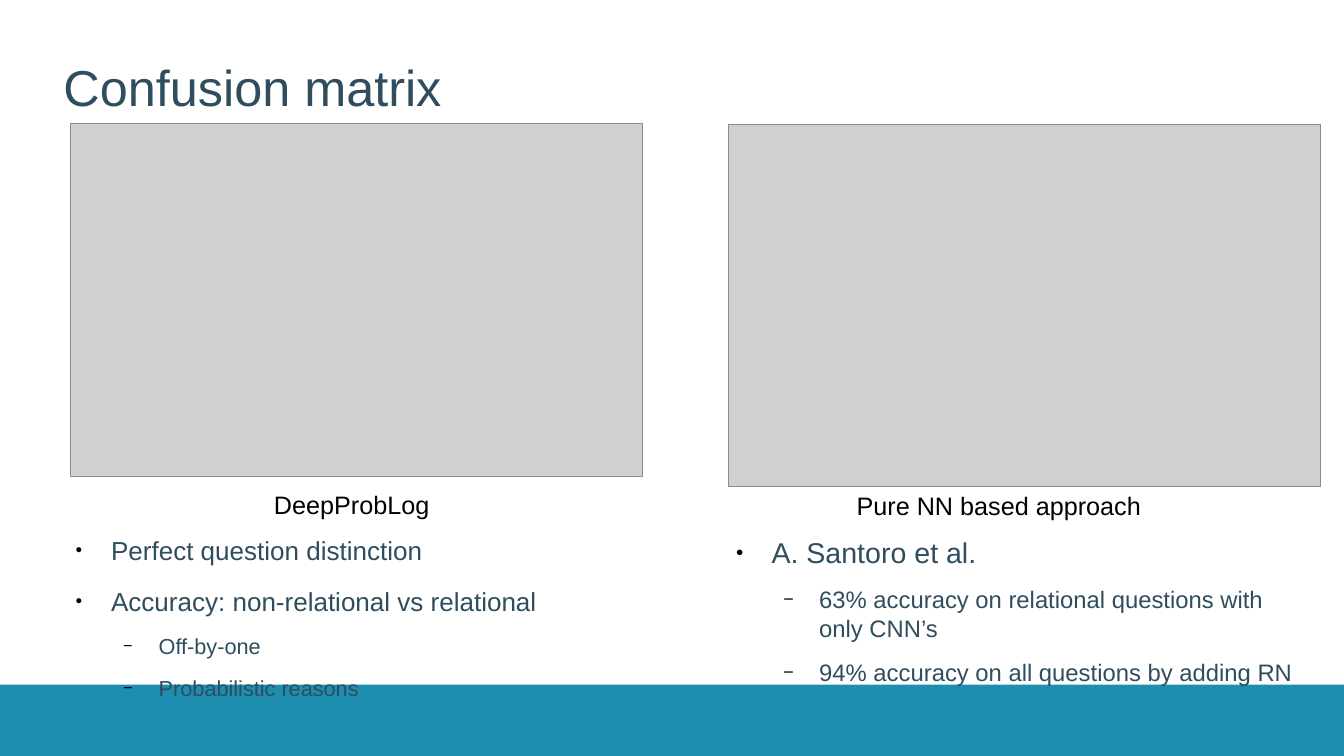
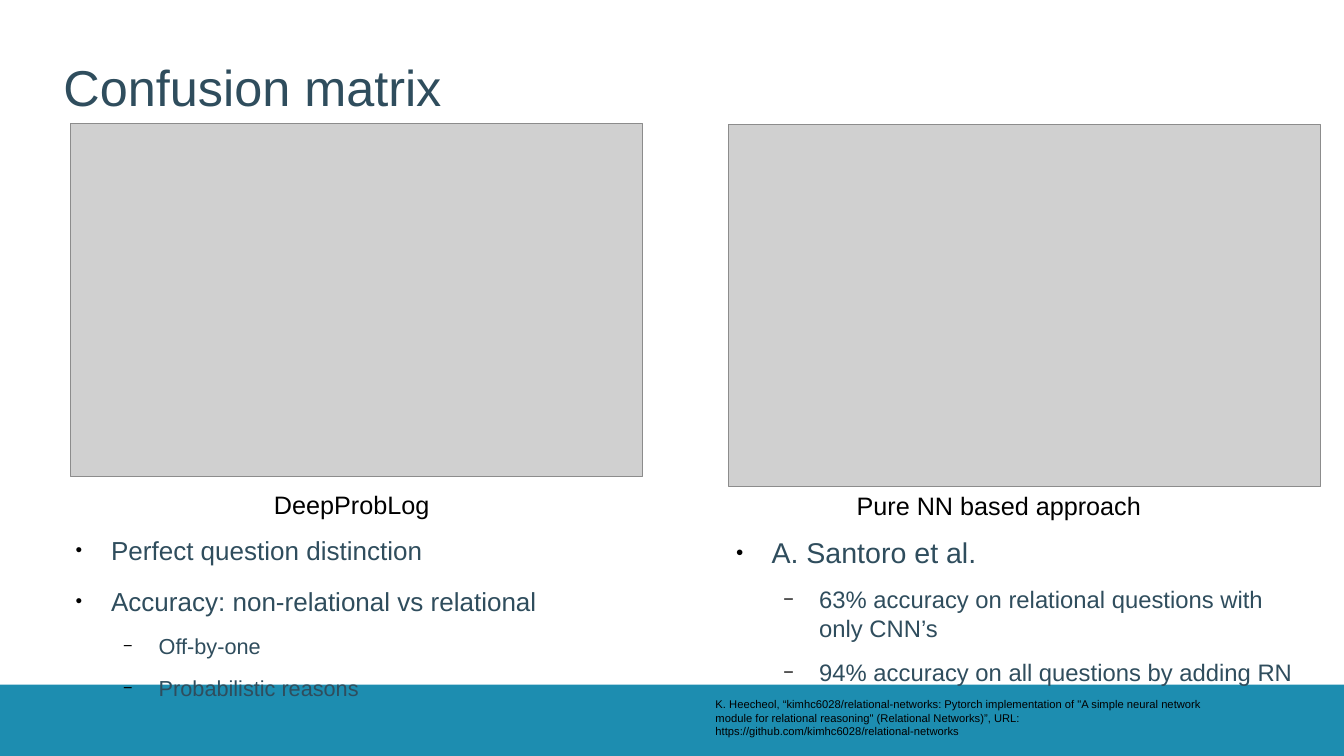
Before and after one commit to JorritWillaert/Capita-Selecta-Neuro-Symbolic-AI, a slide deck: slide 14 of presentation/presentation.odp. Drawn at 1344x756 pixels with LibreOffice and Linux fonts; fonts in the diff are those of the drawing; grey boxes stand for pictures; background and template pictures are left out. Boxes give left, top, right and bottom in pixels: in the first picture for what was removed or moved away, otherwise in the second. Text is boxed around its words. In the diff, an @@ line names an element or a change of style, - is before the commit and + after.

Commit message:
Add extra reference in presentation

```diff
--- a/presentation/presentation.odp
+++ b/presentation/presentation.odp
@@ text added at (715,700,1200,737), 8 pt, text #000000 @@
+K. Heecheol, “kimhc6028/relational-networks: Pytorch implementation of "A simple neural network module for relational reasoning" (Relational Networks)”, URL: https://github.com/kimhc6028/relational-networks
```
